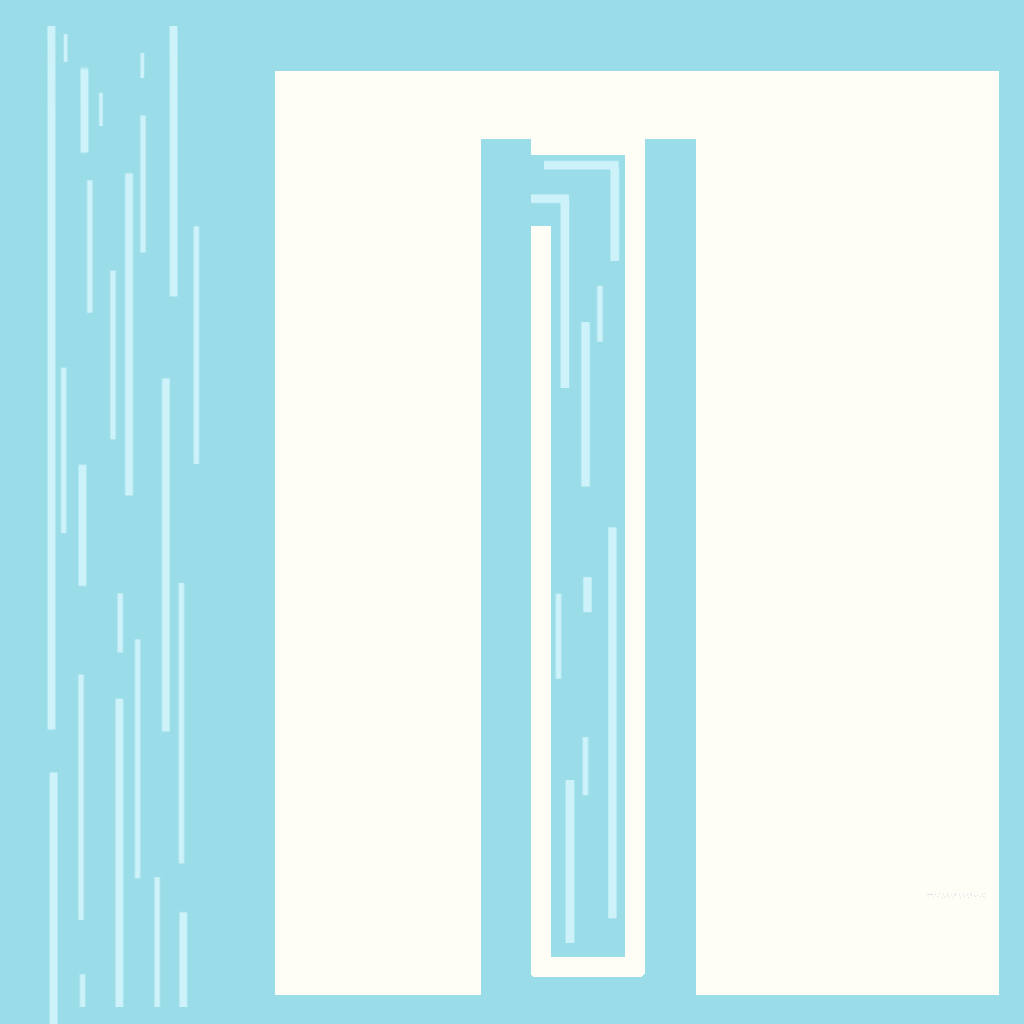
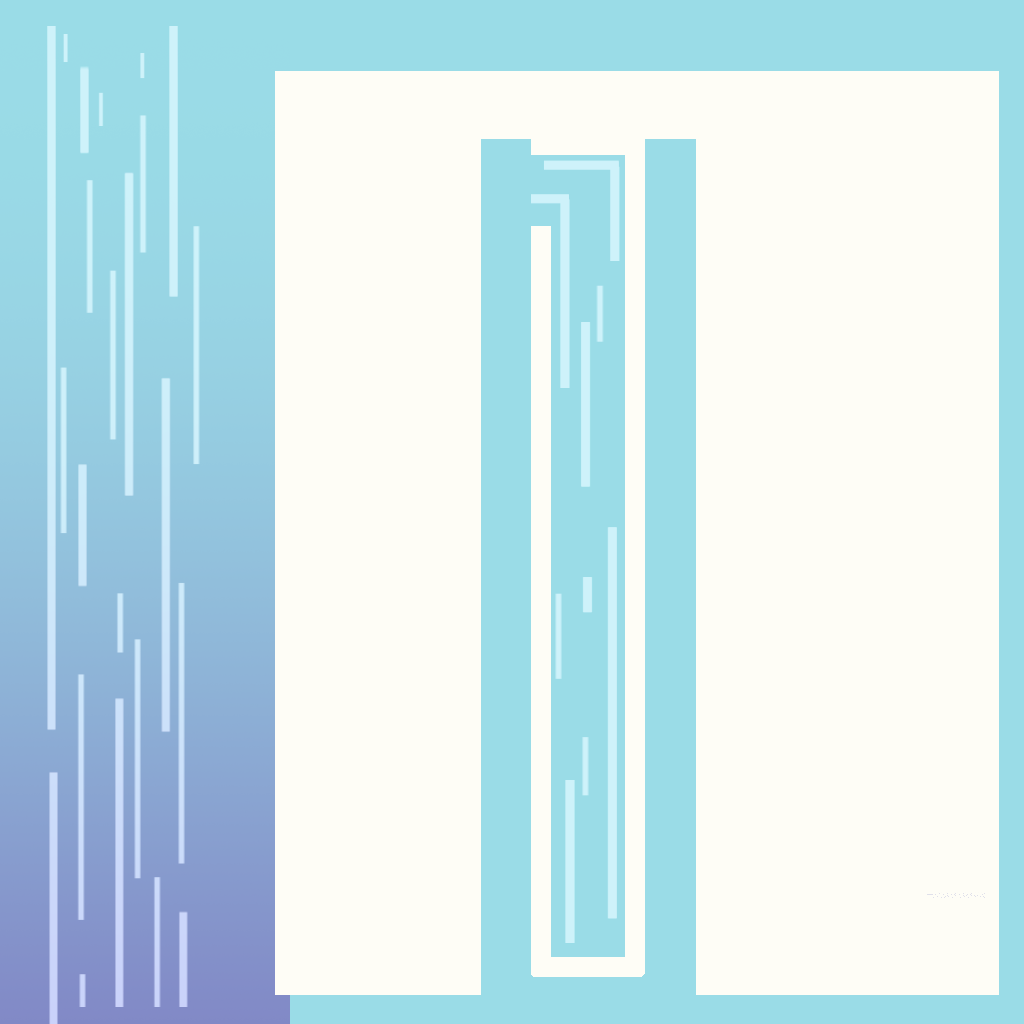
The second 1024 x 1024 image is a revision of the first. Changes to its layers:
painted on "Layer" (3rd of 6) over <box>60,275,200,1007</box>
moved "Layer" (4th of 6) out of group "그룹 1", painted on it over <box>47,26,620,1024</box>
added layer "Layer" (5th of 6) above "그룹 1" over <box>47,26,620,1024</box>
painted on "그룹 1" (1st of 2) over <box>0,39,290,1024</box>
